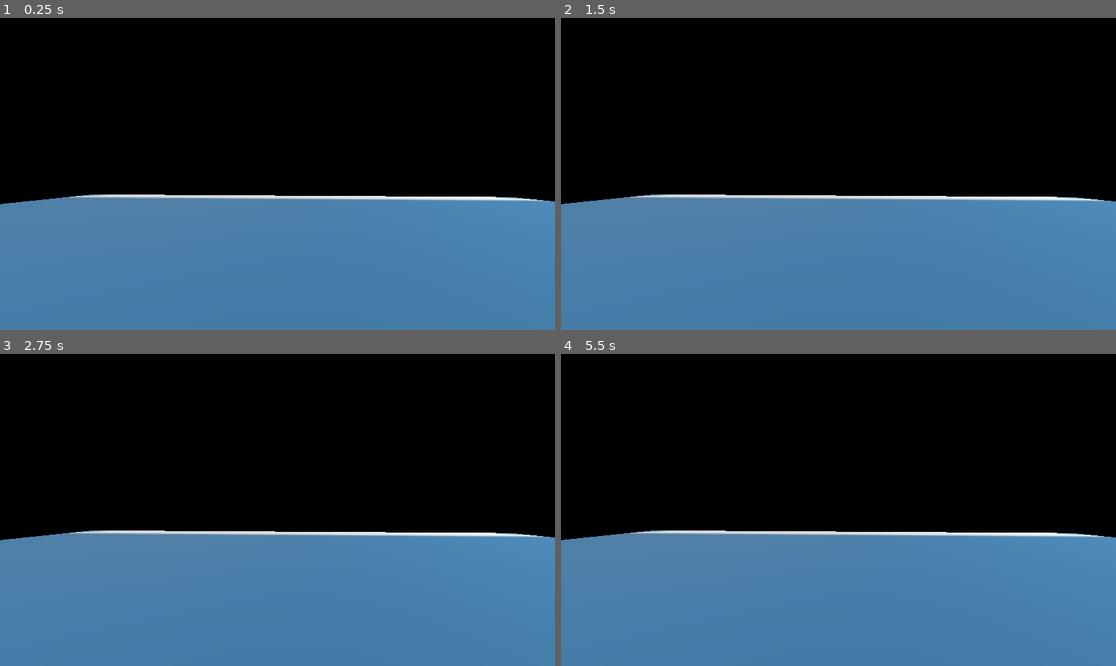
Above: before the commit, frames 1-4 (two rows, left to right).
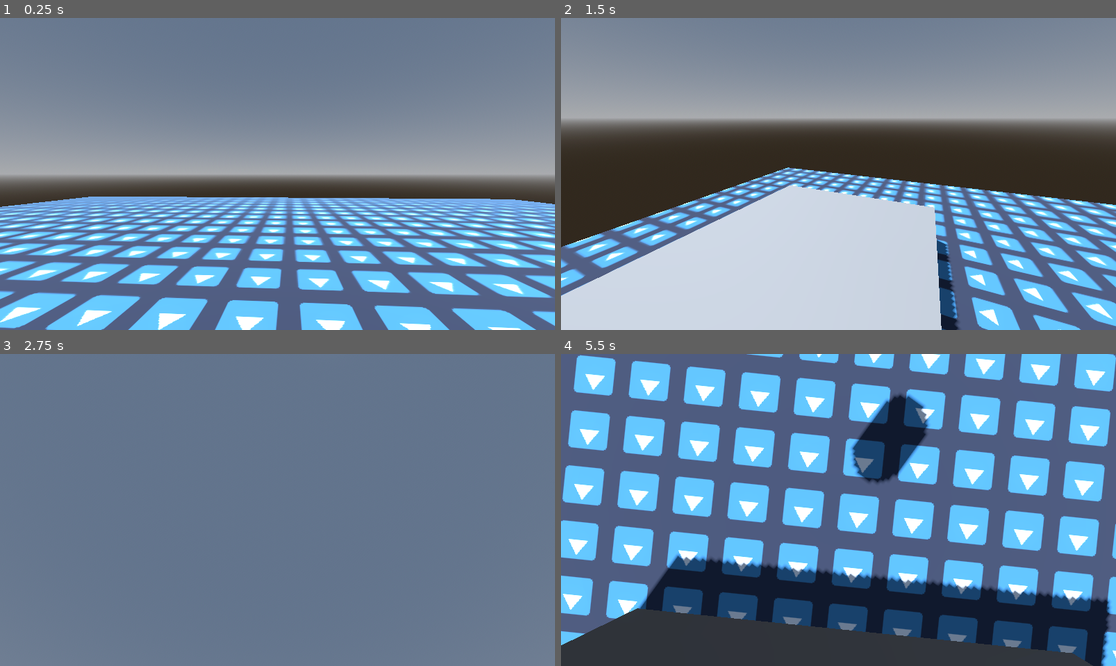
Above: after the commit, the same moments.

Repository: dani3ljh/Gambling-Addiction-Simulator
Game: Godot game, scene res://Scenes/Main.tscn
The game is run twice, just before and just after one commit, with the same random seed, the same clock (stepped at 60 frames per second) and the same inputs. The engine's default icon, where the game draws it, is replaced by a stand-in: a white triangle on a blue panel in a dark square.
Inputs (mouse positions are in pixels of both pictures, inside the frame that each line leads up to):
- Up to frame 1 (0.25 s): no input
- Up to frame 2 (1.5 s): tap Enter at 0.5 s; move the mouse to (960, 158) at 0.52 s; hold D (right, bound only after the commit) 0.53-1.28 s; hold Shift (sprint, bound only after the commit) 0.53-1.28 s; click (960, 158) at 0.67 s; tap Space (jump, bound only after the commit) at 0.77, 0.8, 1.07, 1.35 s; move the mouse to (727, 189) at 1.27 s; hold S (down, bound only after the commit) from 1.28 s (still down); click (727, 189) at 1.42 s
- Up to frame 3 (2.75 s): tap Space (jump, bound only after the commit) at 1.52, 1.82, 2.3 s; tap Shift (sprint, bound only after the commit) at 1.55 s; move the mouse to (333, 441) at 2.02 s; release S (down, bound only after the commit) at 2.03 s; hold D (right, bound only after the commit) from 2.03 s (still down); hold Shift (sprint, bound only after the commit) from 2.03 s (still down); click (333, 441) at 2.17 s
- Up to frame 4 (5.5 s): tap Space (jump, bound only after the commit) at 2.75, 3.02, 3.32, 3.6, 3.77, 4.07, 4.52, 4.82, 5.3 s; move the mouse to (810, 572) at 2.77 s; release D (right, bound only after the commit) at 2.78 s; release Shift (sprint, bound only after the commit) at 2.78 s; hold W (up, bound only after the commit) 2.78-3.53 s; tap Shift (sprint, bound only after the commit) at 2.85, 4.35 s; click (810, 572) at 2.92 s; move the mouse to (1005, 556) at 3.52 s; hold A (left, bound only after the commit) 3.53-5.03 s; click (1005, 556) at 3.67 s; tap Escape (ui_cancel) at 4.15 s; move the mouse to (672, 463) at 4.27 s; click (672, 463) at 4.42 s; move the mouse to (866, 510) at 5.02 s; hold S (down, bound only after the commit) from 5.03 s (still down); hold Shift (sprint, bound only after the commit) from 5.03 s (still down); click (866, 510) at 5.17 s

The runs differ from the first frame. In frame 1, 96% of the frame differs, in the area x 0-100%, y 0-100%; in frame 2, 99%; in frame 3, 100%; in frame 4, 100%.

Commit message:
Added Player Movement

Diff:
--- a/Materials/floor_material.tres
+++ b/Materials/floor_material.tres
@@ -1,6 +1,8 @@
-[gd_resource type="StandardMaterial3D" load_steps=2 format=3 uid="uid://4ksh0vv2vtfu"]
+[gd_resource type="StandardMaterial3D" format=3 uid="uid://4ksh0vv2vtfu"]
 
 [ext_resource type="Texture2D" uid="uid://caaxod7sb7ykj" path="res://Sprites/icon.png" id="1"]
 
 [resource]
 albedo_texture = ExtResource("1")
+uv1_triplanar = true
+uv1_world_triplanar = true
--- a/Scenes/Main.tscn
+++ b/Scenes/Main.tscn
@@ -1,39 +1,70 @@
 [gd_scene format=3 uid="uid://bo7u41ht6dh22"]
 
 [ext_resource type="Material" uid="uid://4ksh0vv2vtfu" path="res://Materials/floor_material.tres" id="1"]
+[ext_resource type="PackedScene" uid="uid://dil1aovsx7tof" path="res://Scenes/player.tscn" id="2_idj7w"]
 
-[sub_resource type="BoxShape3D" id="1"]
-size = Vector3(31.6166, 0.105046, 31.0185)
+[sub_resource type="ProceduralSkyMaterial" id="ProceduralSkyMaterial_idj7w"]
+sky_horizon_color = Color(0.66224277, 0.6717428, 0.6867428, 1)
+ground_horizon_color = Color(0.66224277, 0.6717428, 0.6867428, 1)
 
-[sub_resource type="BoxMesh" id="2"]
+[sub_resource type="Sky" id="Sky_kln2b"]
+sky_material = SubResource("ProceduralSkyMaterial_idj7w")
 
-[sub_resource type="CapsuleShape3D" id="CapsuleShape3D_r150o"]
+[sub_resource type="Environment" id="Environment_rgh2o"]
+background_mode = 2
+sky = SubResource("Sky_kln2b")
+glow_enabled = true
 
-[sub_resource type="CapsuleMesh" id="CapsuleMesh_idj7w"]
+[sub_resource type="WorldBoundaryShape3D" id="WorldBoundaryShape3D_adp6s"]
+
+[sub_resource type="QuadMesh" id="QuadMesh_q87bt"]
+orientation = 1
+
+[sub_resource type="BoxShape3D" id="BoxShape3D_bj4t2"]
+size = Vector3(7.921827, 2.1798935, 5.350606)
+
+[sub_resource type="BoxMesh" id="BoxMesh_mqvok"]
 
 [node name="Main" type="Node3D" unique_id=1729802106]
 
-[node name="StaticBody3D" type="StaticBody3D" parent="." unique_id=1539651646]
+[node name="DirectionalLight3D" type="DirectionalLight3D" parent="." unique_id=783859361]
+transform = Transform3D(-0.8660254, -0.43301278, 0.25, 0, 0.49999997, 0.86602545, -0.50000006, 0.75, -0.43301266, 0, 0, 0)
+shadow_enabled = true
 
-[node name="CollisionShape3D" type="CollisionShape3D" parent="StaticBody3D" unique_id=162455451]
-shape = SubResource("1")
+[node name="WorldEnvironment" type="WorldEnvironment" parent="." unique_id=1764399756]
+environment = SubResource("Environment_rgh2o")
 
-[node name="MeshInstance3D" type="MeshInstance3D" parent="StaticBody3D" unique_id=218781458]
+[node name="Floor" type="StaticBody3D" parent="." unique_id=1539651646]
+
+[node name="CollisionShape3D" type="CollisionShape3D" parent="Floor" unique_id=162455451]
+shape = SubResource("WorldBoundaryShape3D_adp6s")
+
+[node name="MeshInstance3D" type="MeshInstance3D" parent="Floor" unique_id=218781458]
 transform = Transform3D(31.6166, 0, 0, 0, 0.105046, 0, 0, 0, 31.0185, 0, 0, 0)
 material_override = ExtResource("1")
-mesh = SubResource("2")
+mesh = SubResource("QuadMesh_q87bt")
 
-[node name="DirectionalLight3D" type="DirectionalLight3D" parent="." unique_id=2006814199]
-transform = Transform3D(0.862372, 0.362372, 0.353553, -0.5, 0.5, 0.707107, 0.0794593, -0.786566, 0.612372, 0, 6.94065, 0)
+[node name="Box" type="StaticBody3D" parent="." unique_id=144041345]
+transform = Transform3D(1, 0, 0, 0, 1, 0, 0, 0, 1, 6.012386, 0.5, -8.265583)
+metadata/_edit_group_ = true
 
-[node name="CharacterBody3D" type="CharacterBody3D" parent="." unique_id=256262784]
-transform = Transform3D(-0.99824506, 0, -0.05921921, 0, 1, 0, 0.05921921, 0, -0.99824506, 0, 1, 0)
+[node name="CollisionShape3D" type="CollisionShape3D" parent="Box" unique_id=1942860913]
+shape = SubResource("BoxShape3D_bj4t2")
 
-[node name="CollisionShape3D" type="CollisionShape3D" parent="CharacterBody3D" unique_id=253656899]
-shape = SubResource("CapsuleShape3D_r150o")
+[node name="MeshInstance3D" type="MeshInstance3D" parent="Box" unique_id=1464871182]
+transform = Transform3D(7.921827, 0, 0, 0, 1, 0, 0, 0, 5.350606, 0, 0, 0)
+mesh = SubResource("BoxMesh_mqvok")
 
-[node name="MeshInstance3D" type="MeshInstance3D" parent="CharacterBody3D" unique_id=1739992630]
-mesh = SubResource("CapsuleMesh_idj7w")
+[node name="Box2" type="StaticBody3D" parent="." unique_id=1449580435]
+transform = Transform3D(1, 0, 0, 0, 1, 0, 0, 0, 1, -5.6467586, 1.0899467, -8.265583)
+metadata/_edit_group_ = true
 
-[node name="Camera3D" type="Camera3D" parent="CharacterBody3D" unique_id=1082946895]
-transform = Transform3D(1, 0, 0, 0, 1, 0, 0, 0, 1, 0, 0.70000005, 0)
+[node name="CollisionShape3D" type="CollisionShape3D" parent="Box2" unique_id=272852699]
+shape = SubResource("BoxShape3D_bj4t2")
+
+[node name="MeshInstance3D" type="MeshInstance3D" parent="Box2" unique_id=721215766]
+transform = Transform3D(7.921827, 0, 0, 0, 2.1798935, 0, 0, 0, 5.350606, 0, 0, 0)
+mesh = SubResource("BoxMesh_mqvok")
+
+[node name="Player" parent="." unique_id=777310218 instance=ExtResource("2_idj7w")]
+transform = Transform3D(-0.998245, 0, -0.059219178, 0, 1, 0, 0.059219178, 0, -0.998245, 0, 1, 0)
--- /dev/null
+++ b/Scenes/player.tscn
@@ -0,0 +1,23 @@
+[gd_scene format=3 uid="uid://dil1aovsx7tof"]
+
+[ext_resource type="Script" uid="uid://dl4gv74xpgft6" path="res://Scripts/player.gd" id="1_v0iea"]
+
+[sub_resource type="CapsuleMesh" id="CapsuleMesh_f60y1"]
+
+[sub_resource type="CapsuleShape3D" id="CapsuleShape3D_f60y1"]
+
+[node name="Player" type="CharacterBody3D" unique_id=777310218]
+transform = Transform3D(-0.99824506, 0, -0.05921921, 0, 1, 0, 0.05921921, 0, -0.99824506, 0, 0, 0)
+script = ExtResource("1_v0iea")
+
+[node name="MeshInstance3D" type="MeshInstance3D" parent="." unique_id=1492286526]
+mesh = SubResource("CapsuleMesh_f60y1")
+
+[node name="CollisionShape3D" type="CollisionShape3D" parent="." unique_id=1136756391]
+shape = SubResource("CapsuleShape3D_f60y1")
+
+[node name="Head" type="Node3D" parent="." unique_id=1435619035]
+transform = Transform3D(1, 0, 0, 0, 1, 0, 0, 0, 1, 0, 0.8, 0)
+
+[node name="Camera3D" type="Camera3D" parent="Head" unique_id=2045813697]
+current = true
--- /dev/null
+++ b/Scripts/player.gd
@@ -0,0 +1,67 @@
+extends CharacterBody3D
+
+@export_group("Looking")
+@export var sensitivity: float = 0.005
+@export var min_pitch_deg: float = -90
+@export var max_pitch_deg: float = 90
+
+@export_group("Jumping")
+@export var jump_velocity: float = 6
+
+@export_group("Movement")
+@export var sprint_speed: float = 10
+@export var walk_speed: float = 5
+@export var acceleration: float = 60
+@export var air_control: float = 5
+@export var air_resistance: float = 2
+
+@onready var head = $Head
+@onready var camera = $Head/Camera3D
+
+func _ready():
+	Input.mouse_mode = Input.MOUSE_MODE_CAPTURED
+
+func _unhandled_input(event):
+	if event is InputEventMouseMotion and Input.mouse_mode == Input.MOUSE_MODE_CAPTURED:
+		head.rotate_y(-event.relative.x * sensitivity)
+		camera.rotate_x(-event.relative.y * sensitivity)
+		camera.rotation.x = clamp(camera.rotation.x, deg_to_rad(min_pitch_deg), deg_to_rad(max_pitch_deg))
+
+	if Input.is_action_just_pressed("ui_cancel"):
+		Input.mouse_mode = Input.MOUSE_MODE_VISIBLE
+
+	if event is InputEventMouseButton and event.pressed:
+		Input.mouse_mode = Input.MOUSE_MODE_CAPTURED
+
+func _physics_process(delta):
+	# apply gravity
+	if not is_on_floor():
+		velocity += get_gravity() * delta
+
+	# handle jump
+	if Input.is_action_just_pressed("jump") and is_on_floor():
+		velocity.y = jump_velocity
+
+	# get direction input
+	var input_direction: Vector2 = Input.get_vector("right", "left", "down", "up")
+	var direction = (head.transform.basis * Vector3(input_direction.x, 0, input_direction.y)).normalized()
+
+	# calculate movement velocity
+	var target_velocity: Vector3 = direction * (sprint_speed if Input.is_action_pressed("sprint") and is_on_floor() else walk_speed)
+	var horizontal_velocity: Vector3 = Vector3(velocity.x, 0, velocity.z)
+
+	if is_on_floor():
+		# grounded movement
+		horizontal_velocity = horizontal_velocity.move_toward(target_velocity, acceleration * delta)
+		velocity.x = horizontal_velocity.x
+		velocity.z = horizontal_velocity.z
+	else:
+		# air movement
+		if direction:
+			horizontal_velocity = horizontal_velocity.move_toward(target_velocity, air_control * delta)
+
+		horizontal_velocity = horizontal_velocity.move_toward(Vector3.ZERO, air_resistance * delta)
+		velocity.x = horizontal_velocity.x
+		velocity.z = horizontal_velocity.z
+
+	move_and_slide()
--- a/project.godot
+++ b/project.godot
@@ -19,6 +19,58 @@
 config/features=PackedStringArray("4.7")
 config/icon="res://Sprites/icon.png"
 
+[display]
+
+window/size/viewport_width=1920
+window/size/viewport_height=1080
+
+[input]
+
+jump={
+"deadzone": 0.2,
+"events": [Object(InputEventKey,"resource_local_to_scene":false,"resource_name":"","device":-1,"window_id":0,"alt_pressed":false,"shift_pressed":false,"ctrl_pressed":false,"meta_pressed":false,"pressed":false,"keycode":0,"physical_keycode":32,"key_label":0,"unicode":32,"location":0,"echo":false,"script":null)
+, Object(InputEventJoypadButton,"resource_local_to_scene":false,"resource_name":"","device":-1,"button_index":0,"pressure":0.0,"pressed":false,"script":null)
+]
+}
+left={
+"deadzone": 0.2,
+"events": [Object(InputEventKey,"resource_local_to_scene":false,"resource_name":"","device":-1,"window_id":0,"alt_pressed":false,"shift_pressed":false,"ctrl_pressed":false,"meta_pressed":false,"pressed":false,"keycode":0,"physical_keycode":65,"key_label":0,"unicode":97,"location":0,"echo":false,"script":null)
+, Object(InputEventKey,"resource_local_to_scene":false,"resource_name":"","device":-1,"window_id":0,"alt_pressed":false,"shift_pressed":false,"ctrl_pressed":false,"meta_pressed":false,"pressed":false,"keycode":0,"physical_keycode":4194319,"key_label":0,"unicode":0,"location":0,"echo":false,"script":null)
+, Object(InputEventJoypadMotion,"resource_local_to_scene":false,"resource_name":"","device":-1,"axis":0,"axis_value":-1.0,"script":null)
+, Object(InputEventJoypadButton,"resource_local_to_scene":false,"resource_name":"","device":-1,"button_index":13,"pressure":0.0,"pressed":false,"script":null)
+]
+}
+right={
+"deadzone": 0.2,
+"events": [Object(InputEventKey,"resource_local_to_scene":false,"resource_name":"","device":-1,"window_id":0,"alt_pressed":false,"shift_pressed":false,"ctrl_pressed":false,"meta_pressed":false,"pressed":false,"keycode":0,"physical_keycode":68,"key_label":0,"unicode":100,"location":0,"echo":false,"script":null)
+, Object(InputEventKey,"resource_local_to_scene":false,"resource_name":"","device":-1,"window_id":0,"alt_pressed":false,"shift_pressed":false,"ctrl_pressed":false,"meta_pressed":false,"pressed":false,"keycode":0,"physical_keycode":4194321,"key_label":0,"unicode":0,"location":0,"echo":false,"script":null)
+, Object(InputEventJoypadMotion,"resource_local_to_scene":false,"resource_name":"","device":-1,"axis":0,"axis_value":1.0,"script":null)
+, Object(InputEventJoypadButton,"resource_local_to_scene":false,"resource_name":"","device":-1,"button_index":14,"pressure":0.0,"pressed":false,"script":null)
+]
+}
+up={
+"deadzone": 0.2,
+"events": [Object(InputEventKey,"resource_local_to_scene":false,"resource_name":"","device":-1,"window_id":0,"alt_pressed":false,"shift_pressed":false,"ctrl_pressed":false,"meta_pressed":false,"pressed":false,"keycode":0,"physical_keycode":87,"key_label":0,"unicode":119,"location":0,"echo":false,"script":null)
+, Object(InputEventKey,"resource_local_to_scene":false,"resource_name":"","device":-1,"window_id":0,"alt_pressed":false,"shift_pressed":false,"ctrl_pressed":false,"meta_pressed":false,"pressed":false,"keycode":0,"physical_keycode":4194320,"key_label":0,"unicode":0,"location":0,"echo":false,"script":null)
+, Object(InputEventJoypadMotion,"resource_local_to_scene":false,"resource_name":"","device":-1,"axis":1,"axis_value":-1.0,"script":null)
+, Object(InputEventJoypadButton,"resource_local_to_scene":false,"resource_name":"","device":-1,"button_index":11,"pressure":0.0,"pressed":false,"script":null)
+]
+}
+down={
+"deadzone": 0.2,
+"events": [Object(InputEventKey,"resource_local_to_scene":false,"resource_name":"","device":-1,"window_id":0,"alt_pressed":false,"shift_pressed":false,"ctrl_pressed":false,"meta_pressed":false,"pressed":false,"keycode":0,"physical_keycode":83,"key_label":0,"unicode":115,"location":0,"echo":false,"script":null)
+, Object(InputEventKey,"resource_local_to_scene":false,"resource_name":"","device":-1,"window_id":0,"alt_pressed":false,"shift_pressed":false,"ctrl_pressed":false,"meta_pressed":false,"pressed":false,"keycode":0,"physical_keycode":4194322,"key_label":0,"unicode":0,"location":0,"echo":false,"script":null)
+, Object(InputEventJoypadMotion,"resource_local_to_scene":false,"resource_name":"","device":-1,"axis":1,"axis_value":1.0,"script":null)
+, Object(InputEventJoypadButton,"resource_local_to_scene":false,"resource_name":"","device":-1,"button_index":12,"pressure":0.0,"pressed":false,"script":null)
+]
+}
+sprint={
+"deadzone": 0.2,
+"events": [Object(InputEventKey,"resource_local_to_scene":false,"resource_name":"","device":-1,"window_id":0,"alt_pressed":false,"shift_pressed":false,"ctrl_pressed":false,"meta_pressed":false,"pressed":false,"keycode":0,"physical_keycode":4194325,"key_label":0,"unicode":0,"location":0,"echo":false,"script":null)
+, Object(InputEventJoypadButton,"resource_local_to_scene":false,"resource_name":"","device":-1,"button_index":2,"pressure":0.0,"pressed":false,"script":null)
+]
+}
+
 [rendering]
 
 environment/defaults/default_environment="res://Materials/default_env.tres"
Not shown, added: Scripts/player.gd.uid
Not shown, added: .gitattributes
Not shown, added: .gitignore
Not shown, added: LICENSE
Not shown, added: README.md
